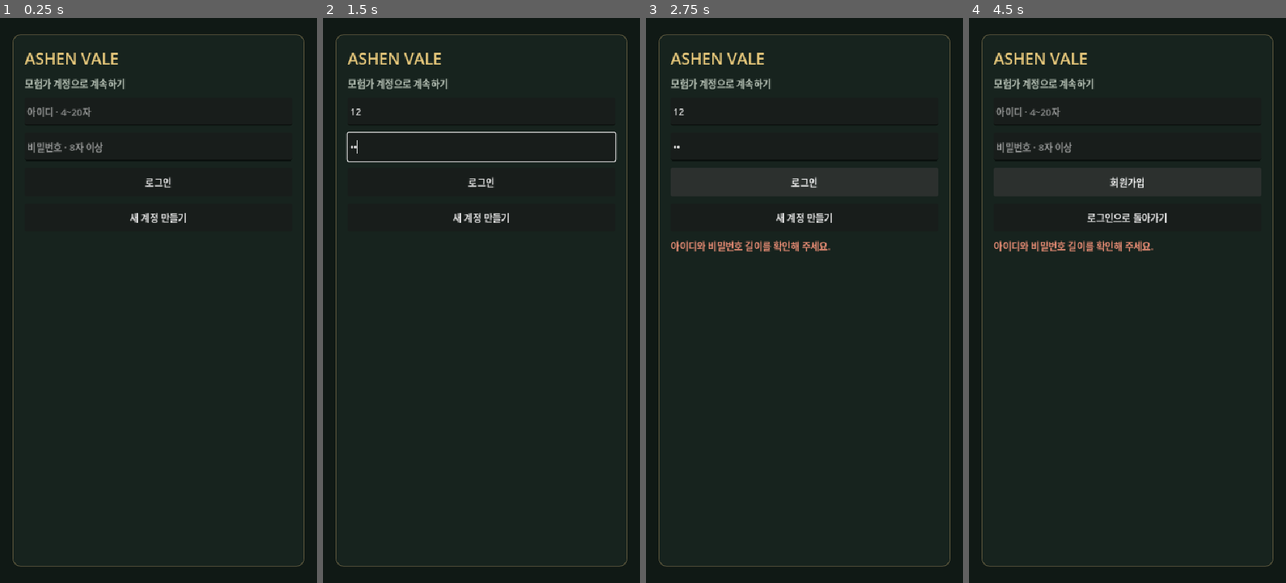
Above: before the commit, frames 1-4 (left to right).
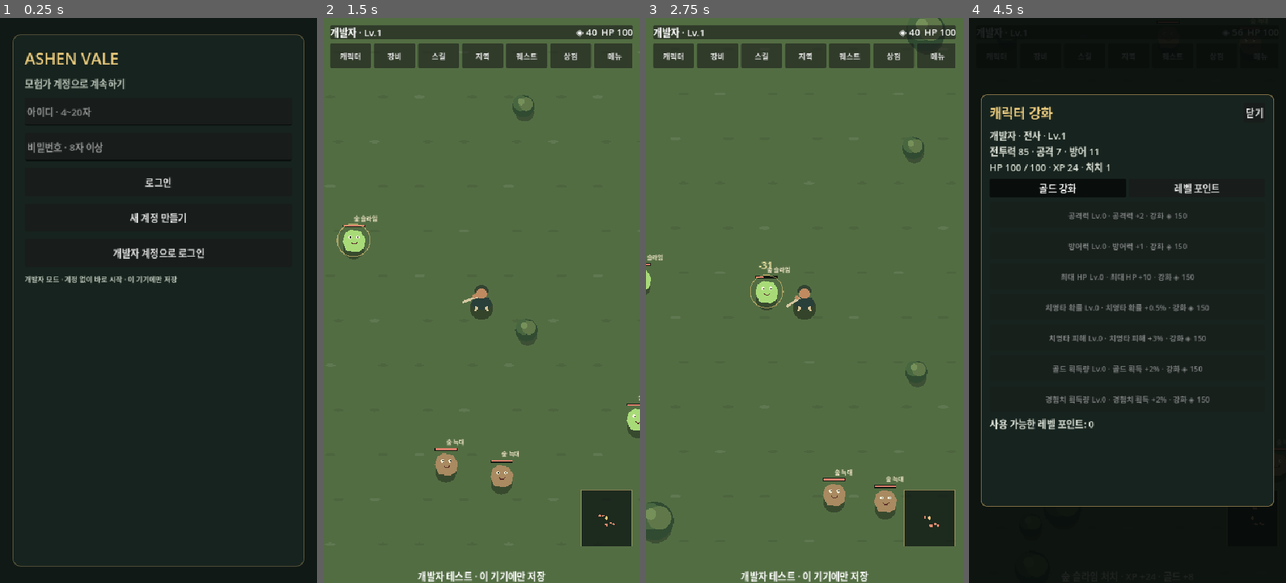
Above: after the commit, the same moments.

Repository: dor0si5523-cmd/strike-zone-online-
Game: Godot game, scene res://scenes/main.tscn
Two runs of this game, one before a commit and one after it. Both use one fixed random seed, a clock stepped at 60 frames per second and the inputs below.
Inputs (mouse positions are in pixels of both pictures, inside the frame that each line leads up to):
- Up to frame 1 (0.25 s): no input
- Up to frame 2 (1.5 s): click (481, 114) at 0.52 s; type "12" at 0.6 s; click (481, 147) at 0.75 s; type "12" at 0.83 s; click (481, 255) at 1.25 s, where only the run after the commit has a clickable "개발자 계정으로 로그인"
- Up to frame 3 (2.75 s): click (804, 181) at 2 s, where only the run before the commit has a clickable "로그인"
- Up to frame 4 (4.5 s): click (997, 57) at 2.75 s, where only the run after the commit has a clickable "캐릭터"; click (1127, 215) at 3.5 s, where only the run before the commit has a clickable "새 계정 만들기"; click (1127, 181) at 4.25 s, where only the run before the commit has a clickable "회원가입"

The runs differ from the first frame. In frame 1, 0.6% of the frame differs, in the area x 7-65%, y 40-47%; in frame 2, 98%, in the area x 0-100%, y 0-100%; in frame 3, 98%; in frame 4, 7.7%.

Commit message:
Add local developer quick login to Godot app

Diff:
--- a/godot/scripts/game_api.gd
+++ b/godot/scripts/game_api.gd
@@ -7,6 +7,22 @@
 var server_id := ""
 var character_id := ""
 var account_name := ""
+var developer_mode := false
+
+const DEV_CHARACTER := {"id":"local_dev_character", "name":"개발자", "classId":"warrior", "level":1, "xp":0, "kills":0}
+const DEV_STATE := {
+	"xp":0, "gold":40, "cash":300, "archerFocus":100, "kills":0,
+	"enhancements":{"gold":{"attack":0,"defense":0,"maxHp":0,"critChance":0,"critDamage":0,"goldGain":0,"xpGain":0},"stats":{"attack":0,"defense":0,"maxHp":0,"critChance":0,"critDamage":0,"goldGain":0,"xpGain":0}},
+	"questStage":0, "questKills":0, "potions":3, "x":1300, "y":1070, "hp":100,
+	"items":[{"id":"starter_blade","visualKey":"starter_blade","name":"초보자의 무기","slot":"weapon","rarity":"common","atk":4,"def":0,"enhance":0},{"id":"starter_coat","visualKey":"starter_coat","name":"숲지기 가죽옷","slot":"armor","rarity":"common","atk":0,"def":3,"enhance":0},{"id":"starter_boots","visualKey":"starter_boots","name":"길잡이 장화","slot":"boots","rarity":"common","atk":0,"def":1,"enhance":0},{"id":"starter_ring","visualKey":"starter_ring","name":"낡은 호박 반지","slot":"ring","rarity":"common","atk":1,"def":0,"enhance":0}],
+	"equipment":{"weapon":"starter_blade","armor":"starter_coat","helmet":"","boots":"starter_boots","ring":"starter_ring"},
+	"autoSettings":{"range":"balanced","target":"nearest","potionAt":45,"autoQuest":true,"arrowType":"standard","autoSkills":true},
+	"summonPity":{"epic":0,"legendary":0}, "summonHistory":[], "attendance":{"lastDay":"","streak":0},
+	"daily":{"dayKey":"","kills":0,"attendanceClaimed":false,"missionClaimed":false},
+	"weekly":{"weekKey":"","kills":0,"missionClaimed":false}, "zoneId":"forest", "classId":"warrior",
+	"growth":{"petLevel":1,"petExp":0,"bossKills":0,"achievementClaims":[],"mailClaims":[]},
+	"bestiary":{}, "records":{"bestScore":0,"bestKills":0,"bestBosses":0}, "partyEnabled":true, "clanWeeklyClaimKey":""
+}
 
 func _ready() -> void:
 	var cfg := ConfigFile.new()
@@ -22,6 +38,21 @@
 	cfg.set_value("session", "server_id", server_id)
 	cfg.set_value("session", "character_id", character_id)
 	cfg.set_value("session", "name", account_name)
+	cfg.save(SAVE_PATH)
+
+func begin_developer_session() -> Dictionary:
+	developer_mode = true
+	var cfg := ConfigFile.new()
+	var loaded := cfg.load(SAVE_PATH) == OK
+	var character: Dictionary = cfg.get_value("developer", "character", DEV_CHARACTER.duplicate(true)) if loaded else DEV_CHARACTER.duplicate(true)
+	var state: Dictionary = cfg.get_value("developer", "state", DEV_STATE.duplicate(true)) if loaded else DEV_STATE.duplicate(true)
+	return {"character":character.duplicate(true), "state":state.duplicate(true)}
+
+func save_developer_state(state: Dictionary, character: Dictionary) -> void:
+	var cfg := ConfigFile.new()
+	cfg.load(SAVE_PATH)
+	cfg.set_value("developer", "state", state.duplicate(true))
+	cfg.set_value("developer", "character", character.duplicate(true))
 	cfg.save(SAVE_PATH)
 
 func call_api(path: String, method: int = HTTPClient.METHOD_GET, payload: Dictionary = {}) -> Dictionary:
--- a/godot/scripts/main.gd
+++ b/godot/scripts/main.gd
@@ -122,8 +122,22 @@
 	password_input.secret = true
 	_button("회원가입" if signup_mode else "로그인", _submit_auth)
 	_button("로그인으로 돌아가기" if signup_mode else "새 계정 만들기", _toggle_signup)
+	if not signup_mode:
+		_button("개발자 계정으로 로그인", _developer_login)
+		var note := _label("개발자 모드 · 계정 없이 바로 시작 · 이 기기에만 저장")
+		note.add_theme_font_size_override("font_size", 12)
+		note.add_theme_color_override("font_color", Color("b7c2b6"))
 	status_label = _label("")
 	status_label.add_theme_color_override("font_color", Color("e58b73"))
+
+func _developer_login() -> void:
+	if busy: return
+	var session: Dictionary = GameApi.begin_developer_session()
+	active_character = session.character
+	game_state = session.state
+	game_state["classId"] = str(active_character.get("classId", "warrior"))
+	last_saved_kills = int(game_state.get("kills", 0))
+	_enter_battle()
 
 func _toggle_signup() -> void:
 	signup_mode = not signup_mode
@@ -334,7 +348,7 @@
 	exit_button.pressed.connect(_leave_battle)
 	menu.add_child(exit_button)
 	var bottom := Label.new()
-	bottom.text = "자동 전투 중 · 화면을 세로로 돌려 플레이"
+	bottom.text = "개발자 테스트 · 이 기기에만 저장" if GameApi.developer_mode else "자동 전투 중 · 화면을 세로로 돌려 플레이"
 	battle_notice_label = bottom
 	bottom.set_anchors_and_offsets_preset(Control.PRESET_BOTTOM_WIDE)
 	bottom.offset_left = 10
@@ -638,6 +652,19 @@
 	return {"forest":"초록숲", "ashlands":"잿빛 고원", "moonharbor":"달빛 항구"}.get(zone_id, "초록숲")
 
 func _travel_to_zone(zone_id: String) -> void:
+	if GameApi.developer_mode:
+		var required_level: int = int({"forest":1, "ashlands":8, "moonharbor":18}.get(zone_id, 999))
+		if _level() < required_level:
+			_panel_label("이 지역은 레벨 %s부터 입장할 수 있습니다." % required_level)
+			return
+		game_state["zoneId"] = zone_id
+		game_state["x"] = 1300
+		game_state["y"] = 1070
+		game_state["hp"] = maxi(65, int(game_state.get("hp", 100)))
+		battle.configure(game_state, active_character)
+		GameApi.save_developer_state(game_state, active_character)
+		_render_zone_panel()
+		return
 	var response: Dictionary = await GameApi.call_api("/api/rpg/zone/travel", HTTPClient.METHOD_POST, {"zoneId": zone_id})
 	if not response.ok:
 		_panel_label(response.error)
@@ -750,6 +777,10 @@
 	battle_hud = null
 	battle_footer = null
 	battle_notice_label = null
+	if GameApi.developer_mode:
+		GameApi.developer_mode = false
+		_show_auth()
+		return
 	await _show_characters()
 
 func _on_state_changed(value: Dictionary) -> void:
@@ -774,8 +805,12 @@
 
 func _save_progress() -> void:
 	if not battle or busy: return
+	game_state = battle.export_state()
+	if GameApi.developer_mode:
+		GameApi.save_developer_state(game_state, active_character)
+		last_saved_kills = int(game_state.get("kills", 0))
+		return
 	busy = true
-	game_state = battle.export_state()
 	var response: Dictionary = await GameApi.call_api("/api/rpg/save", HTTPClient.METHOD_POST, game_state)
 	busy = false
 	if not response.ok:
@@ -796,5 +831,8 @@
 		battle_hud = null
 		battle_footer = null
 		current_overlay = null
-	await GameApi.logout()
+	if GameApi.developer_mode:
+		GameApi.developer_mode = false
+	else:
+		await GameApi.logout()
 	_show_auth()
